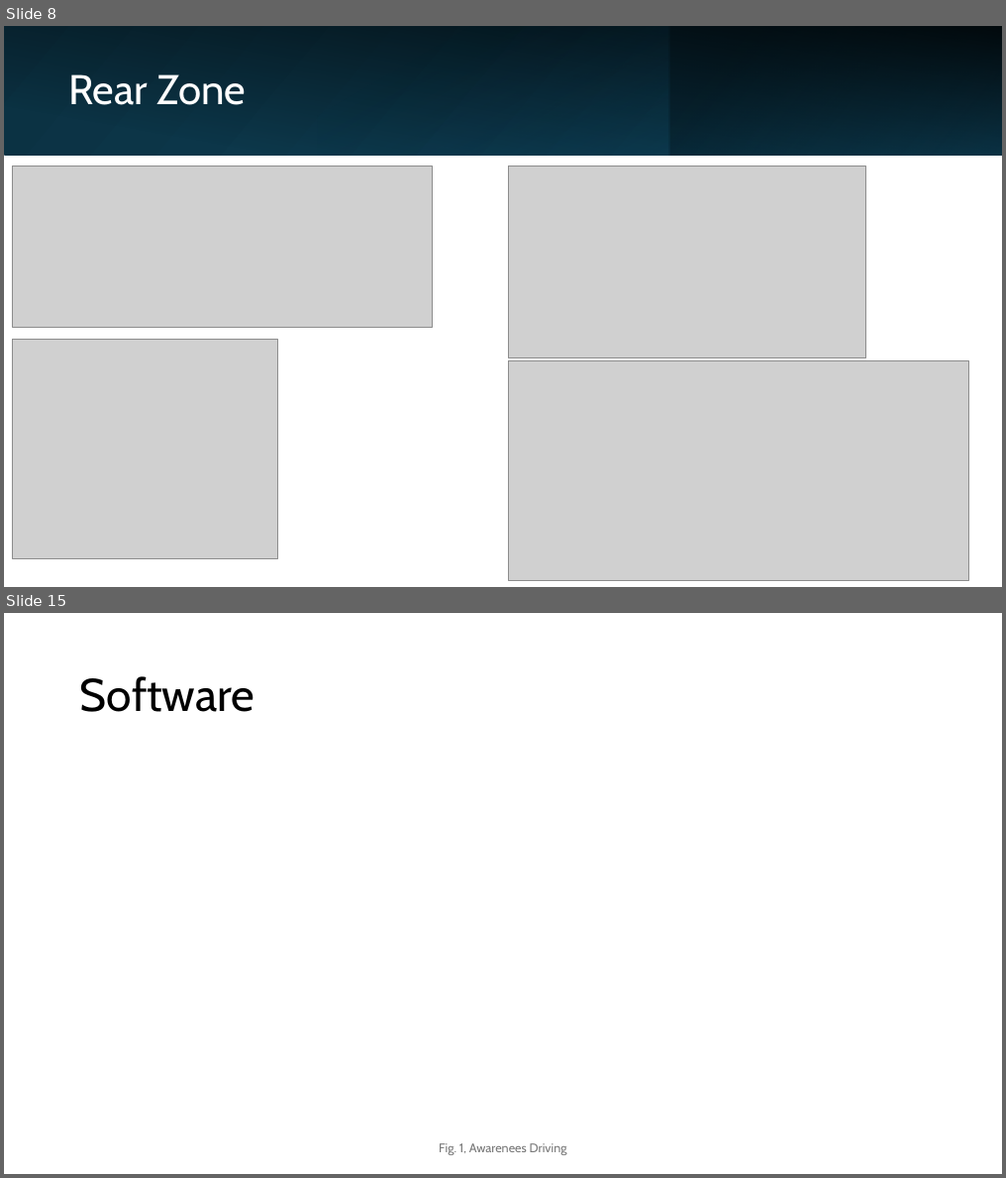
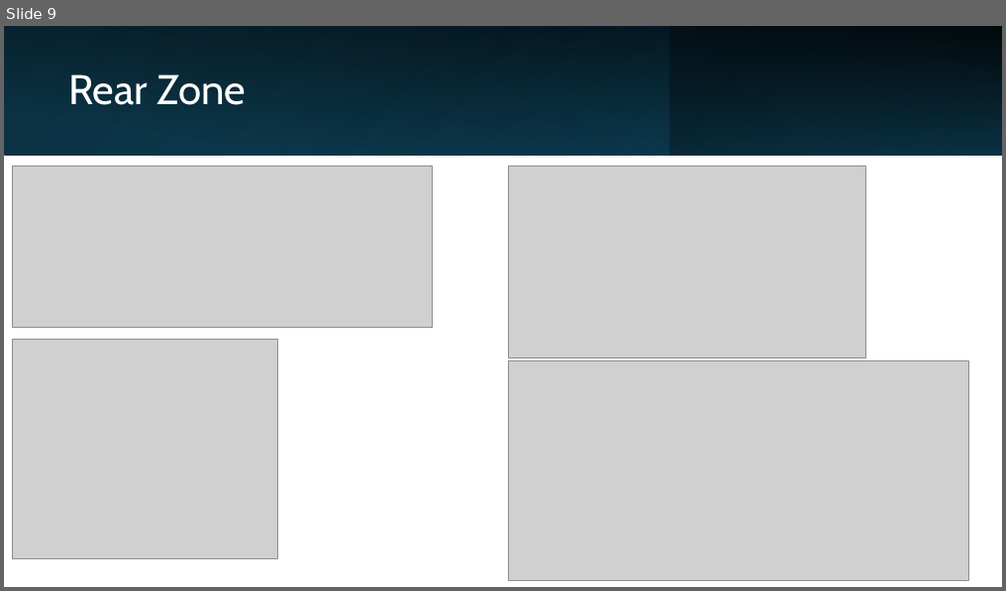
Before and after one commit to LF-RoGu/Model-Base-Systems, a slide deck: Presentation/C-ITS.pptx. Shown one above the other, each under a label of ours: slides 8 and 15 before the commit, slide 9 after it; the slides between them are not shown. The pictures are 1006x1178 and 1006x591 pixels, drawn with LibreOffice and Linux fonts; fonts in the diff are those of the drawing; grey boxes stand for pictures. Boxes give left, top, right and bottom in pixels: in the first picture for what was removed or moved away, otherwise in the second. Text is boxed around its words. In the diff, an @@ line names an element or a change of style, - is before the commit and + after.

```diff
--- a/Presentation/C-ITS.pptx
+++ b/Presentation/C-ITS.pptx
@@ slide 15 removed at (x1=4, y1=613, x2=1002, y2=1174), background #FFFFFF @@
@@ title removed at (x1=80, y1=676, x2=255, y2=712) @@
-Software
@@ text removed at (x1=439, y1=1144, x2=567, y2=1156) @@
-Fig. 1, Awarenees Driving
@@ what was slide 8 is now slide 9 @@
```
Also in this commit, not shown: 6 slides changed, 10 slides added, 3 other slides removed.
